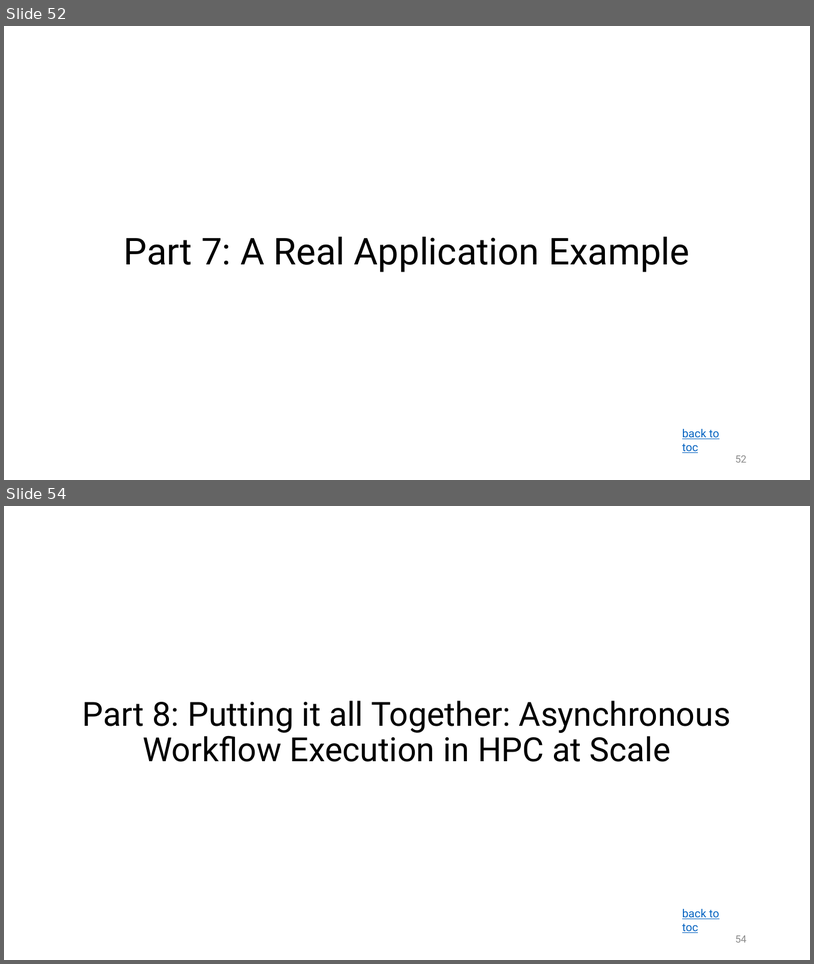
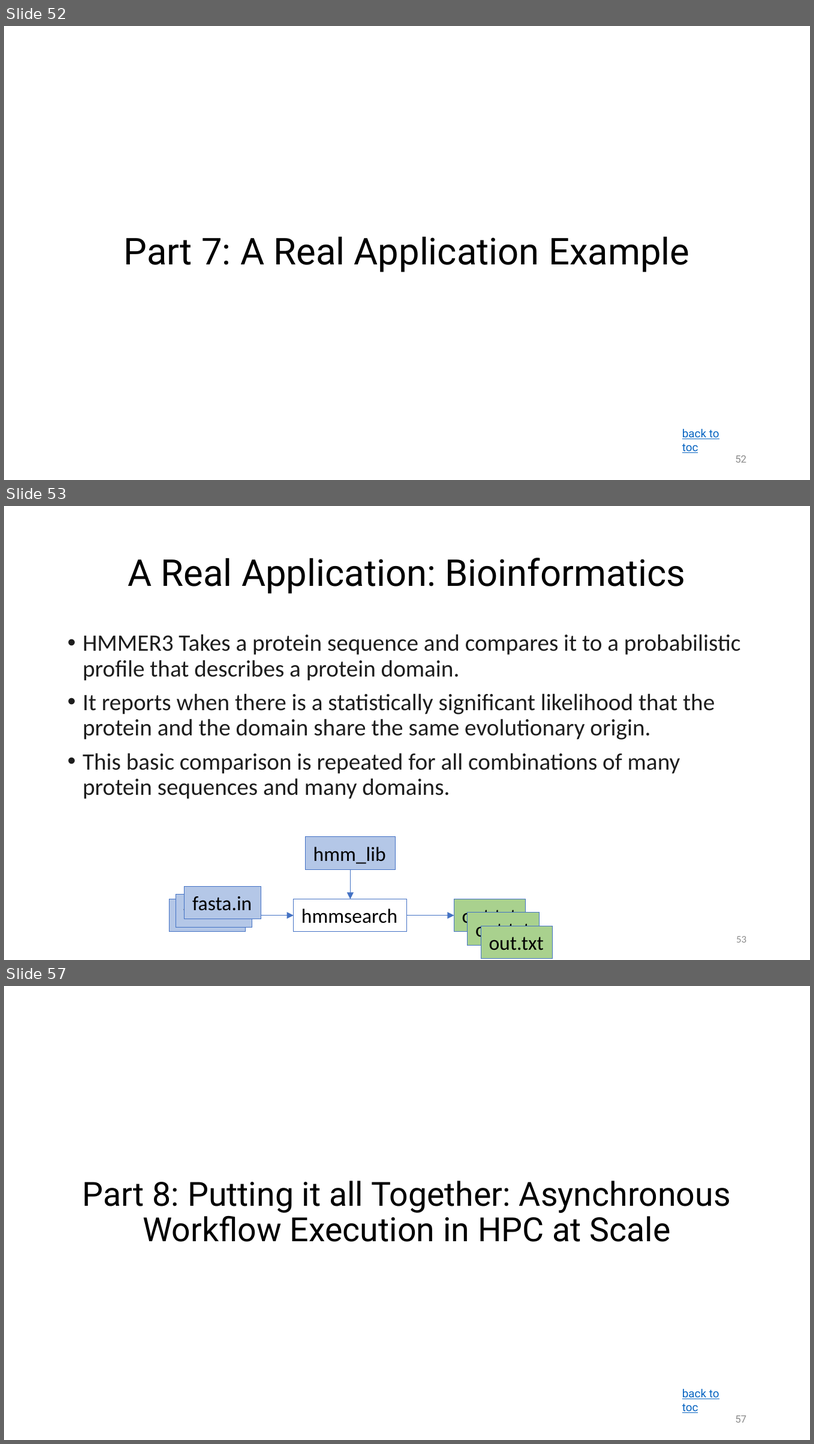
Before and after one commit to ketancmaheshwari/escience23tut, a slide deck: gnu-parallel-tutorial.pptx. Shown one above the other, each under a label of ours: slides 52 and 54 before the commit, slides 52, 53 and 57 after it; the slides between them are not shown. The pictures are 814x964 and 814x1444 pixels, drawn with LibreOffice and Linux fonts; fonts in the diff are those of the drawing. Boxes give left, top, right and bottom in pixels: in the first picture for what was removed or moved away, otherwise in the second. Text is boxed around its words. In the diff, an @@ line names an element or a change of style, - is before the commit and + after.

```diff
--- a/gnu-parallel-tutorial.pptx
+++ b/gnu-parallel-tutorial.pptx
@@ slide 53 added at bbox=[4, 506, 810, 960], background #FFFFFF @@
@@ title added at bbox=[128, 558, 686, 594], 33 pt, text #000000 @@
+A Real Application: Bioinformatics
@@ text added at bbox=[83, 634, 741, 799], 21 pt, text #1D1D1D @@
+• HMMER3 Takes a protein sequence and compares it to a probabilistic profile that describes a protein domain.
+• It reports when there is a statistically significant likelihood that the protein and the domain share the same evolutionary origin.
+• This basic comparison is repeated for all combinations of many protein sequences and many domains.
@@ rectangle added at bbox=[306, 837, 395, 869], fill #B4C7E7, outline #4472C4 0.75 pt, 18 pt, text #000000 @@
+hmm_lib
@@ arrow added from (351, 869) to (351, 899), #4472C4 0.5 pt @@
@@ rectangle added at bbox=[170, 899, 246, 931], fill #B4C7E7, outline #4472C4 0.75 pt, 18 pt, text #000000 @@
+fasta.in
@@ rectangle added at bbox=[176, 894, 252, 926], fill #B4C7E7, outline #4472C4 0.75 pt, 18 pt, text #000000 @@
+fasta.in
@@ rectangle added at bbox=[185, 886, 261, 919], fill #B4C7E7, outline #4472C4 0.75 pt, 18 pt, text #000000 @@
+fasta.in
@@ rectangle added at bbox=[293, 899, 407, 931], outline #4472C4 0.75 pt, 18 pt, text #000000 @@
+hmmsearch
@@ rectangle added at bbox=[454, 899, 526, 931], fill #A9D18E, outline #4472C4 0.75 pt, 18 pt, text #000000 @@
+out.txt
@@ arrow added from (246, 915) to (293, 915), #4472C4 0.5 pt @@
@@ arrow added from (407, 915) to (454, 915), #4472C4 0.5 pt @@
@@ rectangle added at bbox=[468, 912, 539, 945], fill #A9D18E, outline #4472C4 0.75 pt, 18 pt, text #000000 @@
+out.txt
@@ rectangle added at bbox=[482, 925, 553, 958], fill #A9D18E, outline #4472C4 0.75 pt, 18 pt, text #000000 @@
+out.txt
@@ page number added at bbox=[737, 936, 747, 942], 9 pt, text #8C8C8C @@
+53
@@ what was slide 54 is now slide 57 @@
@@ page number at bbox=[735, 1415, 747, 1422]: text changed @@
-54
+57
```
Also in this commit, not shown: 3 slides changed, 3 other slides added, 2 other files.
